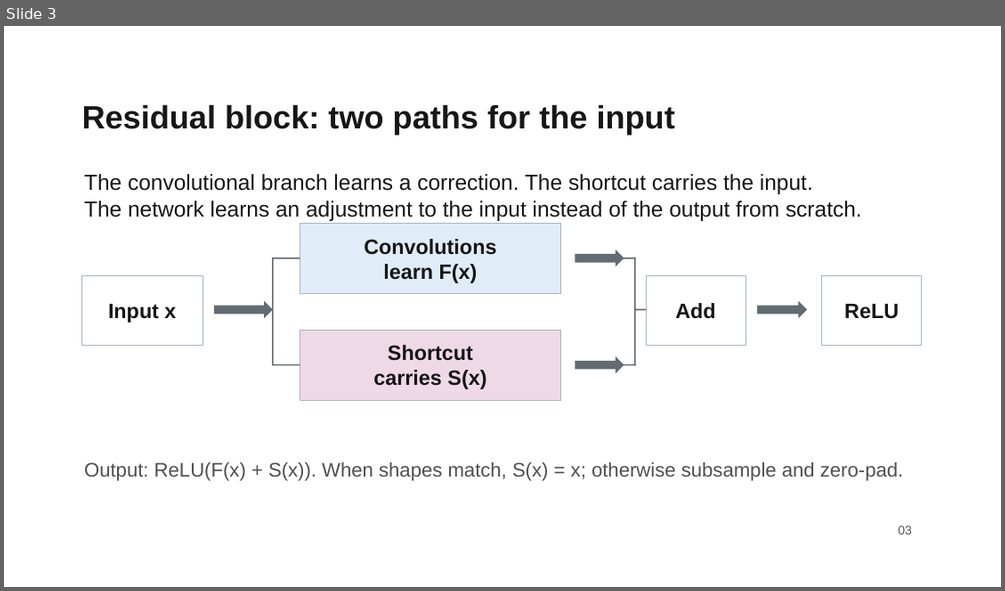
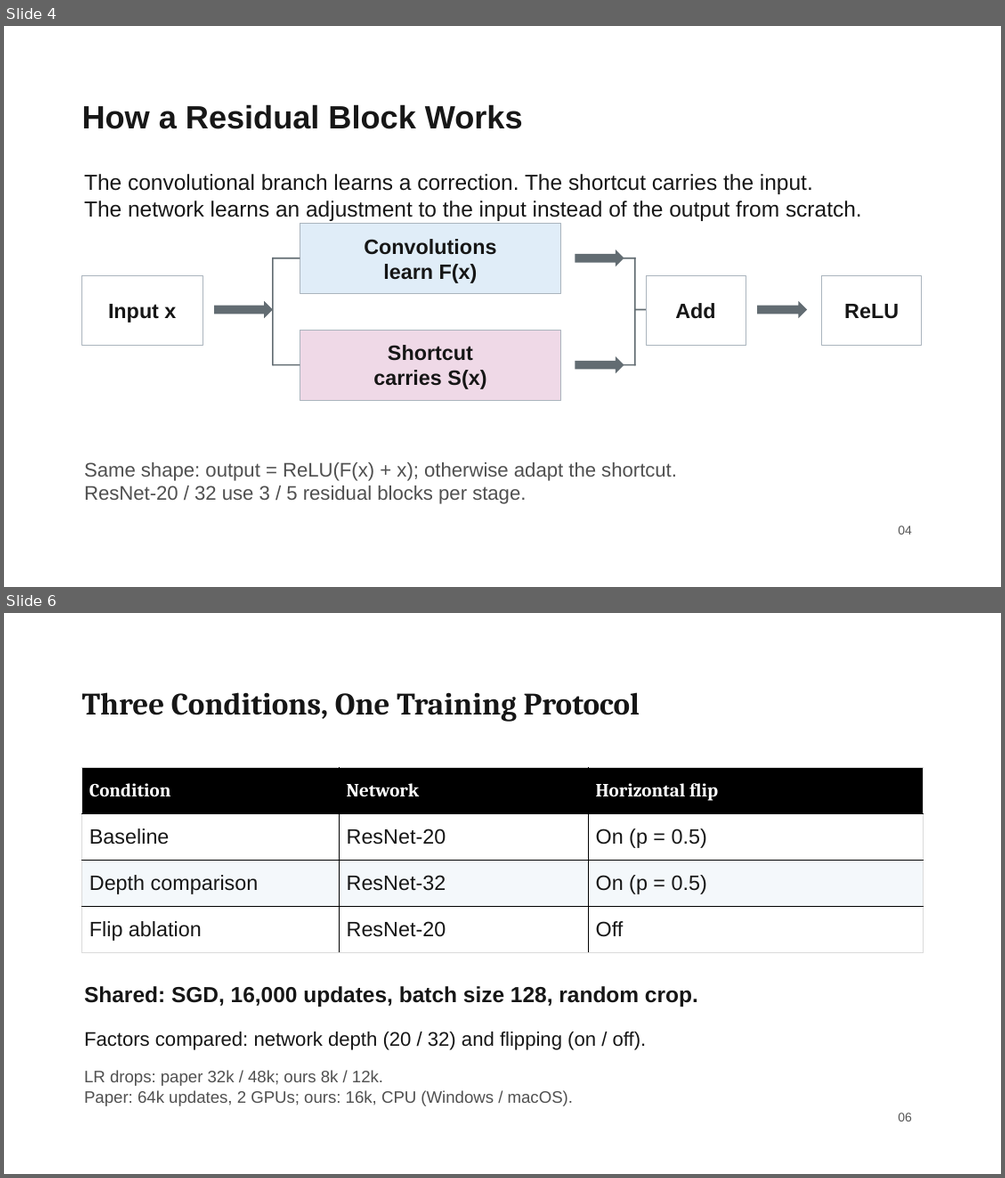
Before and after one commit to liuyanze910-svg/miae01-resnet-replication, a slide deck: docs/slides/week4_a_background_methods.pptx. Shown one above the other, each under a label of ours: slide 3 before the commit, slides 4 and 6 after it; the slides between them are not shown. The pictures are 1005x591 and 1005x1178 pixels, drawn with LibreOffice and Linux fonts; fonts in the diff are those of the drawing; background and template pictures are left out. Boxes give left, top, right and bottom in pixels: in the first picture for what was removed or moved away, otherwise in the second. Text is boxed around its words. In the diff, an @@ line names an element or a change of style, - is before the commit and + after.

```diff
--- a/docs/slides/week4_a_background_methods.pptx
+++ b/docs/slides/week4_a_background_methods.pptx
@@ slide 6 added at <box>4,613,1001,1174</box>, background picture (left out) @@
@@ text added at <box>82,692,639,722</box>, 30 pt, text #161616, bold @@
+Three Conditions, One Training Protocol
@@ table added at <box>81,767,923,952</box>, 4 rows, 3 columns @@
+Condition | Network | Horizontal flip
+Baseline | ResNet-20 | On (p = 0.5)
+Depth comparison | ResNet-32 | On (p = 0.5)
+Flip ablation | ResNet-20 | Off
@@ text added at <box>84,986,698,1006</box>, 21 pt, text #161616, bold @@
+Shared: SGD, 16,000 updates, batch size 128, random crop.
@@ text added at <box>84,1031,647,1050</box>, 19 pt, text #161616 @@
+Factors compared: network depth (20 / 32) and flipping (on / off).
@@ text added at <box>84,1070,573,1106</box>, 16 pt, text #505050 @@
+LR drops: paper 32k / 48k; ours 8k / 12k.
+Paper: 64k updates, 2 GPUs; ours: 16k, CPU (Windows / macOS).
@@ text added at <box>898,1112,912,1121</box>, 12 pt, text #555555 @@
+06
@@ what was slide 3 is now slide 4 @@
@@ slide 4 changed as well @@
@@ text at <box>82,104,523,129</box>: text changed @@
-Residual block: two paths for the input
+How a Residual Block Works
@@ text at <box>84,462,677,504</box>: text changed @@
-Output: ReLU(F(x) + S(x)). When shapes match, S(x) = x; otherwise subsample and zero-pad.
+Same shape: output = ReLU(F(x) + x); otherwise adapt the shortcut.
+ResNet-20 / 32 use 3 / 5 residual blocks per stage.
@@ text at <box>898,525,912,534</box>: text changed @@
-03
+04
```
Also in this commit, not shown: 2 other slides changed, 2 other slides added, 3 slides removed.
